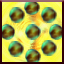
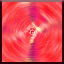
Before/after of a 64x64 layered artwork. What changed in the layer stack:
hid group "8x Ball" (7 layers) over bbox(2, 2, 62, 62)
showed group "BrickThrough" (7 layers) over bbox(2, 2, 62, 57)
